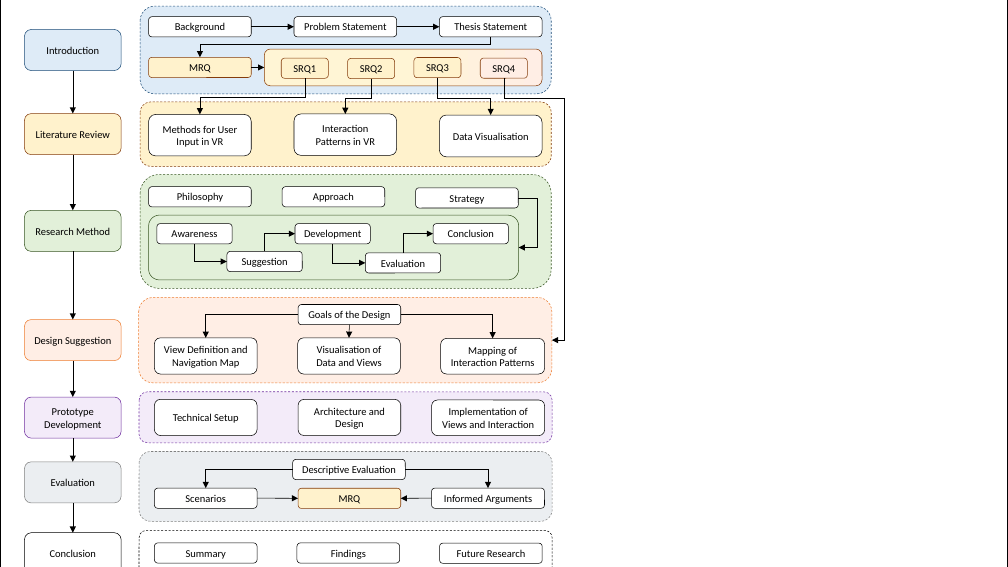
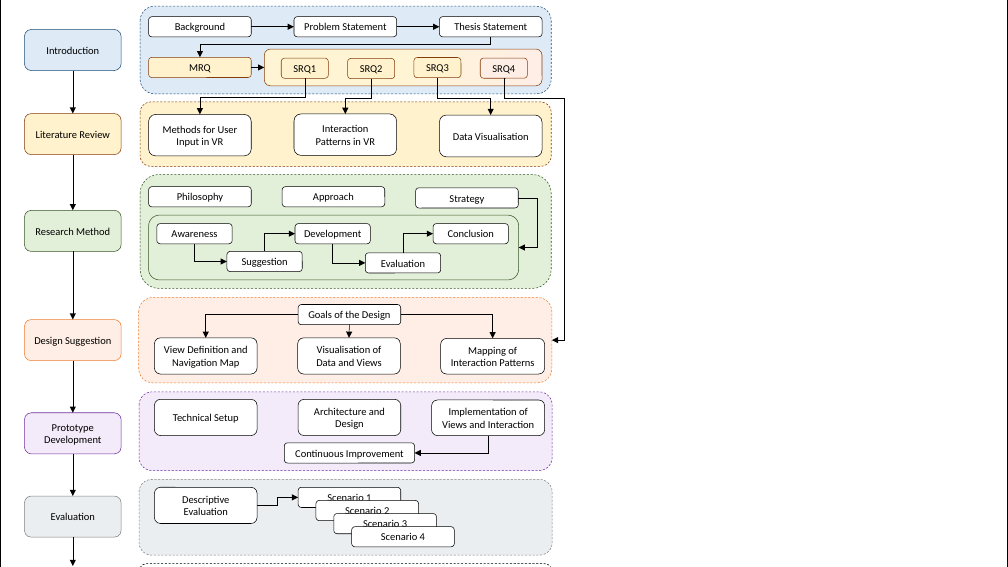
Before and after one commit to klingo/fhnw-mt-vr, a slide deck: slide 1 of 03_Figures/06_Introduction/ThesisMap.pptx. Drawn at 1008x567 pixels with LibreOffice and Linux fonts; fonts in the diff are those of the drawing. Boxes give left, top, right and bottom in pixels: in the first picture for what was removed or moved away, otherwise in the second. Text is boxed around its words. In the diff, an @@ line names an element or a change of style, - is before the commit and + after.

```diff
--- a/03_Figures/06_Introduction/ThesisMap.pptx
+++ b/03_Figures/06_Introduction/ThesisMap.pptx
@@ arrow moved from (73, 361) - (73, 397) to (73, 361) - (73, 413) @@
@@ rounded rectangle "Prototype Development": place and size @@
-rounded rectangle "Prototype Development" at [24,397,121,438]
+rounded rectangle "Prototype Development" at [24,413,121,454]
@@ rounded rectangle: place and size @@
-rounded rectangle at [139,392,553,442]
+rounded rectangle at [139,392,553,470]
@@ rounded rectangle added at [284,443,414,464], fill #FFFFFF, outline #000000 0.5 pt, 10 pt, text #000000 @@
+Continuous Improvement
@@ elbow arrow moved from (405, 470) - (488, 488) to (488, 436) - (414, 453) @@
@@ arrow moved from (73, 439) - (73, 462) to (73, 454) - (73, 496) @@
@@ rounded rectangle: place and size @@
-rounded rectangle at [139,451,553,521]
+rounded rectangle at [139,479,553,555]
@@ rounded rectangle "Descriptive Evaluation": place and size @@
-rounded rectangle "Descriptive Evaluation" at [293,460,405,480]
+rounded rectangle "Descriptive Evaluation" at [154,488,257,524]
@@ elbow arrow moved from (293, 470) - (206, 488) to (257, 506) - (298, 498) @@
@@ arrow removed from (257, 498) to (298, 498) @@
@@ rounded rectangle "Scenario 1": place and size @@
-rounded rectangle "Scenario 1" at [154,488,257,509]
+rounded rectangle "Scenario 1" at [298,488,401,508]
@@ rounded rectangle removed at [298,488,401,509] @@
-MRQ
@@ rounded rectangle added at [316,501,419,521], fill #FFFFFF, outline #000000 0.5 pt, 10 pt, text #000000 @@
+Scenario 2
@@ text in rounded rectangle at [327,494,371,501]: text changed @@
-Scenarios
+Scenario 1
@@ arrow removed from (432, 498) to (401, 498) @@
@@ rounded rectangle removed at [432,488,544,509] @@
-Informed Arguments
@@ rounded rectangle removed at [24,533,121,567] @@
-Conclusion
@@ 2 rounded rectangles, 1 arrow: place and size @@
-2 rounded rectangles, 1 arrow at [24,462,553,567]
+2 rounded rectangles, 1 arrow at [24,496,553,567]
@@ rounded rectangle added at [334,513,437,534], fill #FFFFFF, outline #000000 0.5 pt, 10 pt, text #000000 @@
+Scenario 3
@@ rounded rectangle added at [352,527,454,547], fill #FFFFFF, outline #000000 0.5 pt, 10 pt, text #000000 @@
+Scenario 4
@@ rounded rectangle removed at [154,543,257,563] @@
-Summary
@@ rounded rectangle removed at [297,543,400,563] @@
-Findings
@@ rounded rectangle removed at [439,543,542,563] @@
-Future Research
```
Also in this commit, not shown: 1 other slide changed, 11 other files.
